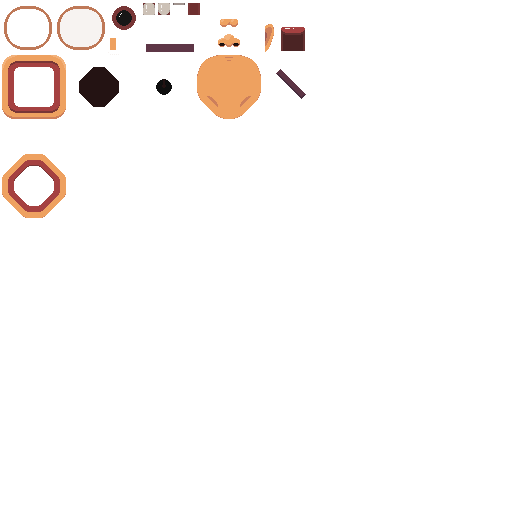
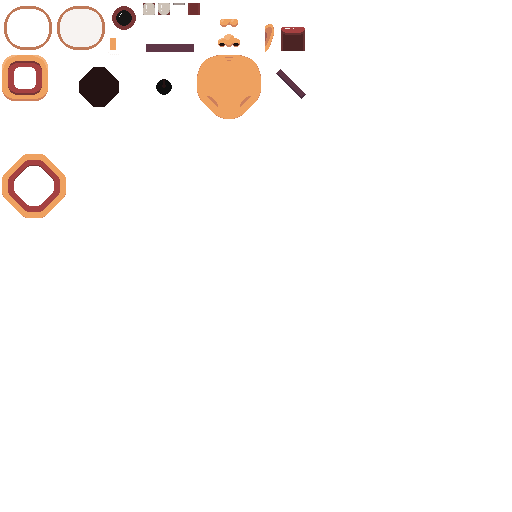
Layers edited between the first and the second w=512, h=512 image:
painted on "Layer 6" over [left=2, top=55, right=66, bottom=119]
